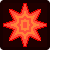
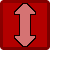
Comparing the layer stacks of the two w=64, h=64 images. Changes:
added layer "矢印(垂直) 外枠" (subtract) above "矢印(垂直)内枠" over [14,3,36,47]
added layer "矢印(垂直)内枠" (addition, 45%) above "矢印(平行) 外枠" over [15,4,35,46]
showed "赤ブロック" over [0,0,50,50]
hid group "爆弾ブロック" (4 layers) over [0,0,50,50]
